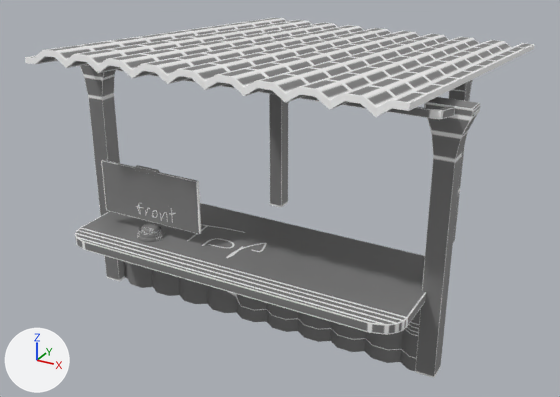
The FBX model David/Shop.fbx, before and after one commit.
Both versions are drawn from a camera (50 mm lens) standing at (3.22, -6.54, 2.63) and looking at (-0.16, -0.38, -0.45). Every picture has the same lights, and +X, +Y and +Z are marked at lower left. Where no turn or scale is listed for an object, it has been applied to the vertices. Vertices at the same position are counted once.

Names of what the first picture shows: 'Shop'.
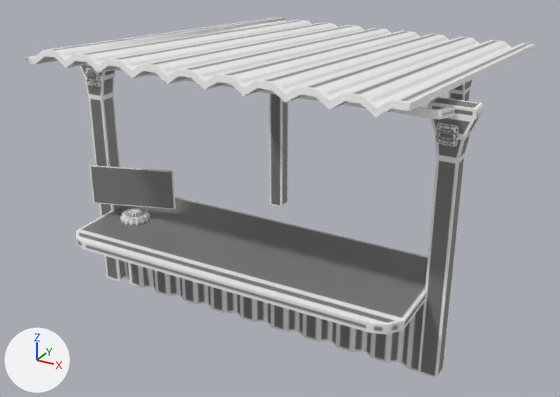
The newer file is also turned or shifted as a whole; pictures and numbers use the older file's frame.

Boxes (x1, y1, x2, y2) around the edits, measured in the pictures (560 x 397 px; the box of a moved part takes in the faces that stretch with it):
'Shop', reshaped
    before: (25, 18, 535, 378)
    after: (25, 18, 535, 379)
part 1 of me_mesh, moved or reshaped
    before: (101, 160, 201, 234)
    after: (90, 165, 176, 209)
part 2 of me_mesh, moved or reshaped
    before: (415, 97, 480, 378)
    after: (418, 97, 484, 379)
part 3 of me_mesh, added
    after: (436, 123, 459, 146)
part 4 of me_mesh, added
    after: (85, 68, 101, 87)
part 5 of me_mesh, added
    after: (120, 208, 150, 225)
part 6 of me_mesh, deleted
    before: (137, 223, 165, 242)
part 7 of me_mesh, deleted
    before: (135, 165, 159, 175)
part 8 of me_mesh, cut back
    before: (25, 18, 535, 117)
    after: (28, 18, 286, 60)
part 9 of me_mesh, cut back
    before: (75, 203, 426, 371)
    after: (123, 261, 153, 288)
part 10 of me_mesh, recoloured
    both: (38, 56, 393, 112)
part 11 of me_mesh, recoloured
    both: (87, 64, 455, 119)
part 12 of me_mesh, recoloured
    both: (269, 94, 288, 208)
part 13 of me_mesh, recoloured
    both: (80, 65, 465, 282)
part 14 of me_mesh, recoloured
    both: (76, 237, 387, 335)

The edits, one by one:
Picture 'Light+Table+Mount+Table.tif' (img_light_table_mount_table_tif) is new.
Picture 'SheetMetal+Pillars+Pole.tif' (img_sheetmetal_pillars_pole_tif) is new.
Material 'Mat.2' (mat_mat_2) is new.
Uses the picture img_light_table_mount_table_tif.
Material 'Mat.3' (mat_mat_3) is new.
Uses the picture img_sheetmetal_pillars_pole_tif.
me_mesh is used by ob_shop; location (0.0, 0.0, 0.0).
me_mesh had 1560 vertices, 1534 faces and spanned x -1.87..1.87, y -2.01..1.81, z -1.37..1.22.
me_mesh no longer uses material mat_screan_mount.
me_mesh no longer uses material mat_screen.
me_mesh now has 1090 vertices, 1071 faces and spans x -1.87..1.9, y -2.01..1.81, z -1.37..1.22.
me_mesh part 1: the loose piece of 32 vertices spanning x -1.48..-0.4, y -1.43..-1.41, z -0.44..0.06 is turned 18.2 degrees about the z axis through its middle and scaled by 0.767, then moved by (-0.36, 0.19, -0.05), in mat_mat_2.
me_mesh part 2: the loose piece of 32 vertices spanning x 1.5..1.87, y -1.2..-1.03, z -1.37..0.99 is moved by (0.02, 0.0, 0.0), in mat_mat_3.
me_mesh part 3: a new loose piece of 194 vertices spanning x 1.61..1.77, y -1.23..-1.2, z 0.69..0.85, in mat_mat_2.
me_mesh part 4: a new loose piece of 194 vertices spanning x -1.76..-1.6, y -1.23..-1.2, z 0.69..0.85, in mat_mat_2.
me_mesh part 5: a new loose piece of 177 vertices spanning x -1.44..-1.15, y -1.37..-1.08, z -0.59..-0.49, in mat_mat_2.
me_mesh part 6: the loose piece of 290 vertices spanning x -1.07..-0.81, y -1.58..-1.32, z -0.6..-0.48 is deleted.
me_mesh part 7: the loose piece of 20 vertices spanning x -1.08..-0.83, y -1.44..-1.4, z 0.04..0.08 is deleted.
me_mesh part 8: 377 vertices removed from x -1.66..1.66, y -2.01..1.81, z 0.74..1.19; 4 vertices added at x -1.66..-1.27, y 1.8..1.81, z 0.73..0.82.
me_mesh part 9: 354 vertices removed from x -1.66..1.66, y -1.74..-1.06, z -1.3..-0.58; 2 vertices added at x -1.62..-1.27, y -1.17..-1.11, z -0.67.
me_mesh part 10: 30 faces spanning x -1.66..1.66, y -2.01..1.8, z 0.71..1.17 switch from mat_sheetmetal to mat_mat_3.
me_mesh part 11: 68 faces spanning x -1.73..1.73, y -1.57..1.57, z 0.51..1.05 switch from mat_top to mat_mat_3.
me_mesh part 12: 28 faces spanning x -1.19..-1.02, y 1.12..1.5, z -1.37..0.63 switch from mat_pillar_2 to mat_mat_3.
me_mesh part 13: 56 faces spanning x -1.87..1.14, y -1.2..1.5, z -1.37..0.99 switch from mat_pillar to mat_mat_3.
me_mesh part 14: 6 faces spanning x -1.63..1.64, y -1.84..-0.6, z -0.67..-0.58 switch from mat_table to mat_mat_2.
